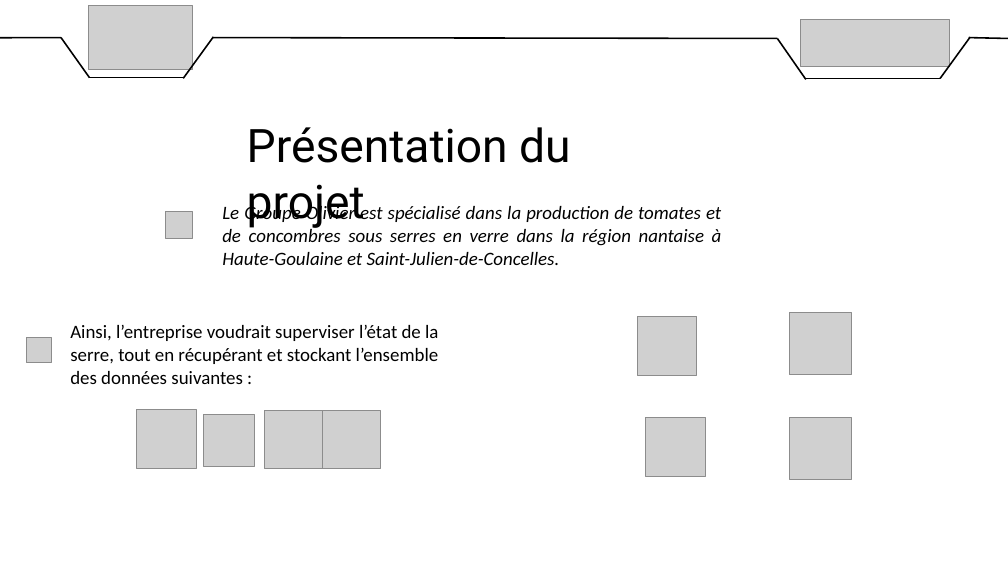
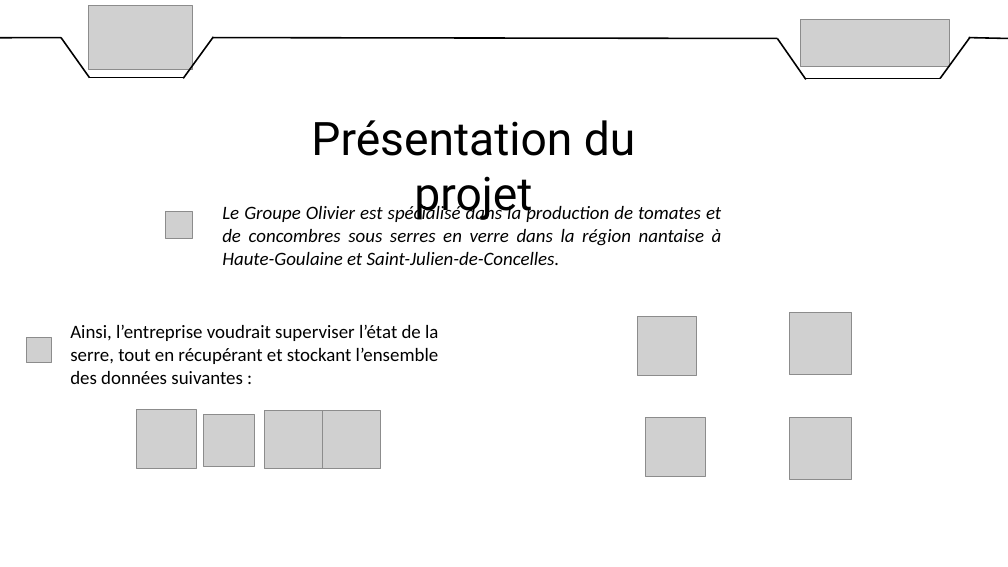
Before and after one commit to DylanChe/SupervisionSerre, a slide deck: slide 2 of oral_projet/diaporama_revue_1_samuel.pptx. Drawn at 1008x567 pixels with LibreOffice and Linux fonts; fonts in the diff are those of the drawing; grey boxes stand for pictures. Boxes give left, top, right and bottom in pixels: in the first picture for what was removed or moved away, otherwise in the second. Text is boxed around its words. In the diff, an @@ line names an element or a change of style, - is before the commit and + after.

```diff
--- a/oral_projet/diaporama_revue_1_samuel.pptx
+++ b/oral_projet/diaporama_revue_1_samuel.pptx
@@ text "Présentation du projet": place and size @@
-text "Présentation du projet" at (247, 127, 570, 228)
+text "Présentation du projet" at (311, 120, 635, 221)
@@ text "Présentation du projet" at (311, 120, 635, 221): alignment left to centre @@
```
Also in this commit, not shown: 3 other slides changed, 2 slides added, 1 other file.
